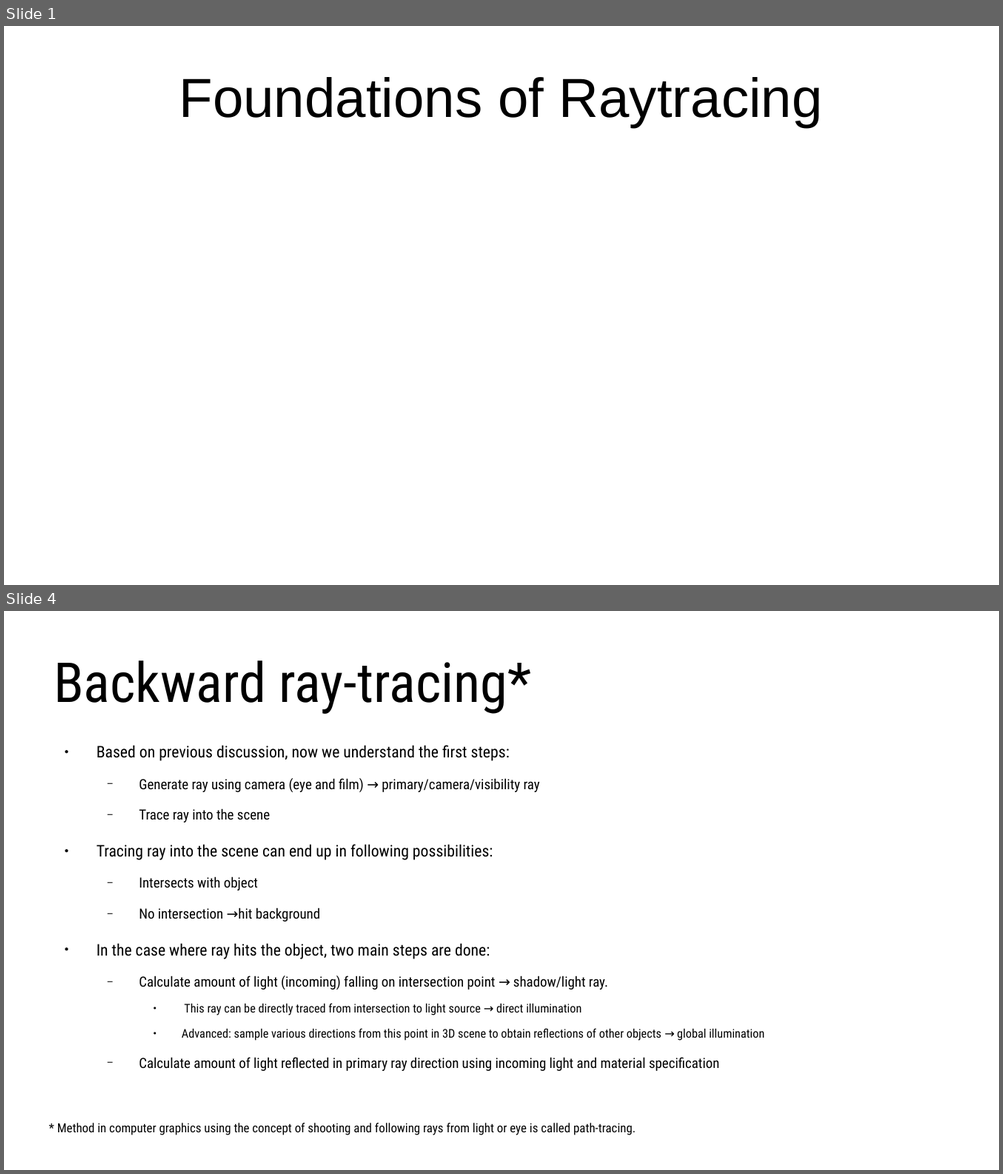
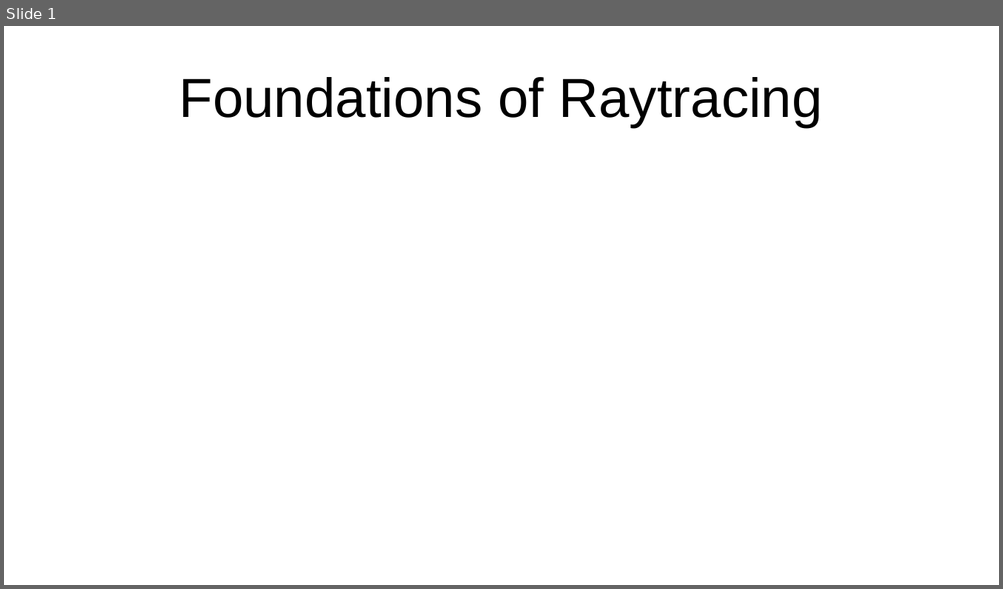
Before and after one commit to lorentzo/IntroductionToComputerGraphics, a slide deck: lectures/foundations_rendering/foundations_raytracing.odp. Shown one above the other, each under a label of ours: slides 1 and 4 before the commit, slide 1 after it; the slides between them are not shown. The pictures are 1003x1174 and 1003x589 pixels, drawn with LibreOffice and Linux fonts; fonts in the diff are those of the drawing. Boxes give left, top, right and bottom in pixels: in the first picture for what was removed or moved away, otherwise in the second. Text is boxed around its words. In the diff, an @@ line names an element or a change of style, - is before the commit and + after.

```diff
--- a/lectures/foundations_rendering/foundations_raytracing.odp
+++ b/lectures/foundations_rendering/foundations_raytracing.odp
@@ slide 4 removed at [4, 611, 999, 1170], background #FFFFFF @@
@@ title removed at [54, 661, 531, 714] @@
-Backward ray-tracing*
@@ text removed at [96, 745, 764, 1071] @@
-● Based on previous discussion, now we understand the first steps:
-  − Generate ray using camera (eye and film) → primary/camera/visibility ray
-  − Trace ray into the scene
-● Tracing ray into the scene can end up in following possibilities:
-  − Intersects with object
-  − No intersection →hit background
-● In the case where ray hits the object, two main steps are done:
-  − Calculate amount of light (incoming) falling on intersection point → shadow/light ray.
-    ● This ray can be directly traced from intersection to light source → direct illumination
-    ● Advanced: sample various directions from this point in 3D scene to obtain reflections of other objects → global illumination
-  − Calculate amount of light reflected in primary ray direction using incoming light and material specification
@@ text removed at [57, 1123, 635, 1136] @@
-* Method in computer graphics using the concept of shooting and following rays from light or eye is called path-tracing.
```
Also in this commit, not shown: 1 slide added, 5 other slides removed, 3 other files.
